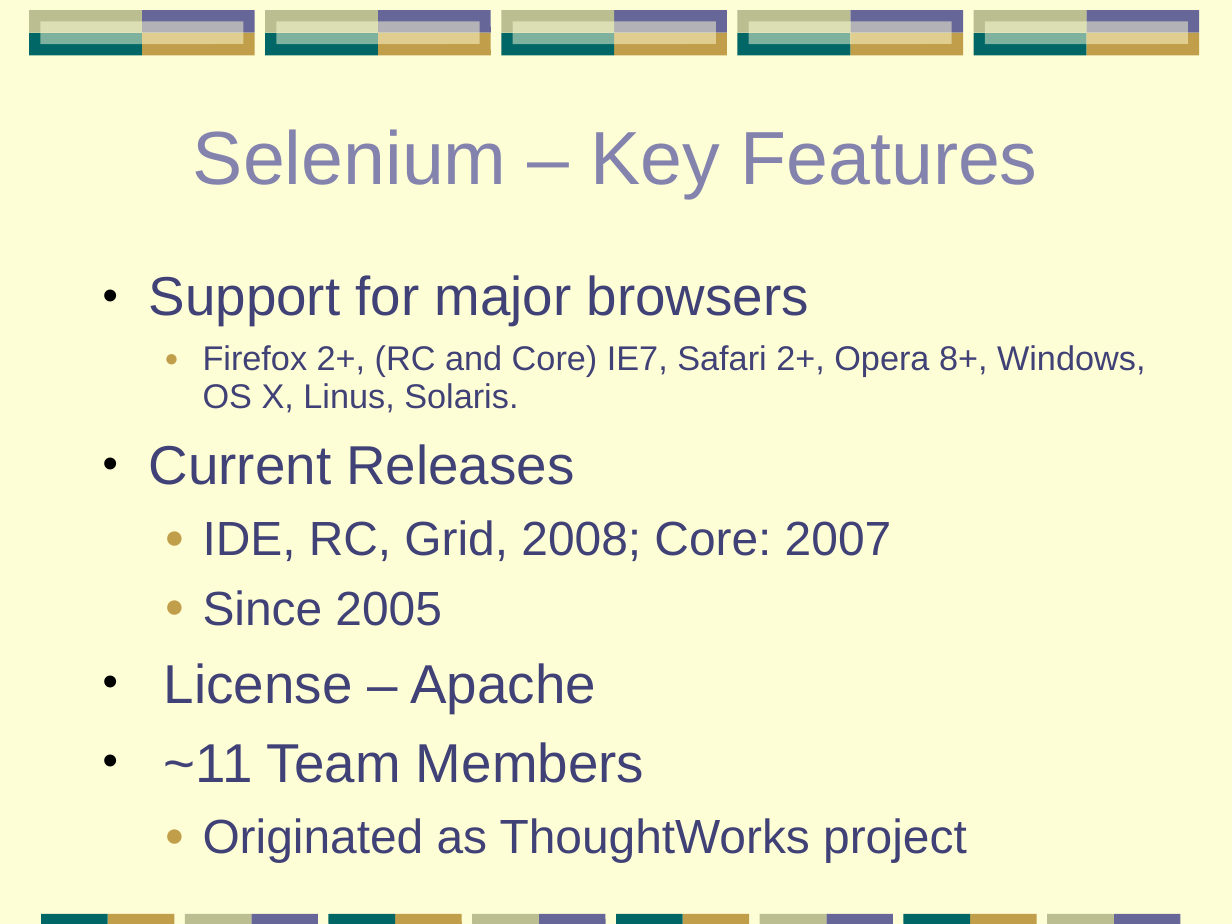
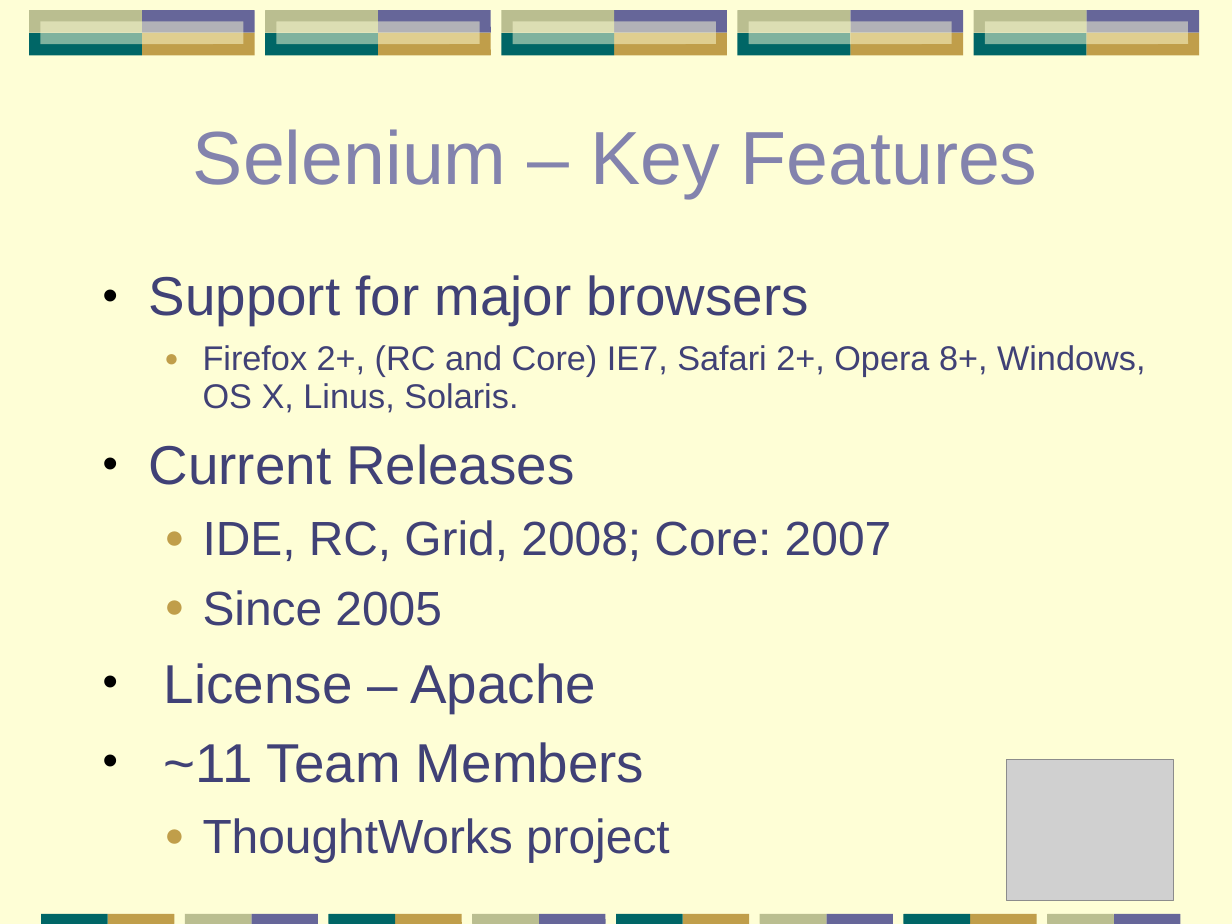
Before and after one commit to papuapost/yazaar, a slide deck: slide 44 of articles/testing-tools/testing-apps.ppt (slide 36 before the commit). Drawn at 1232x924 pixels with LibreOffice and Linux fonts; fonts in the diff are those of the drawing; grey boxes stand for pictures. Boxes give left, top, right and bottom in pixels: in the first picture for what was removed or moved away, otherwise in the second. Text is boxed around its words. In the diff, an @@ line names an element or a change of style, - is before the commit and + after.

```diff
--- a/articles/testing-tools/testing-apps.ppt
+++ b/articles/testing-tools/testing-apps.ppt
@@ picture added at [1007, 760, 1173, 902] @@
@@ text at [203, 818, 670, 862]: text changed @@
-  ● Originated as ThoughtWorks project
+  ● ThoughtWorks project
```
Also in this commit, not shown: 20 other slides changed, 12 slides added, 4 slides removed, 1 other file.
